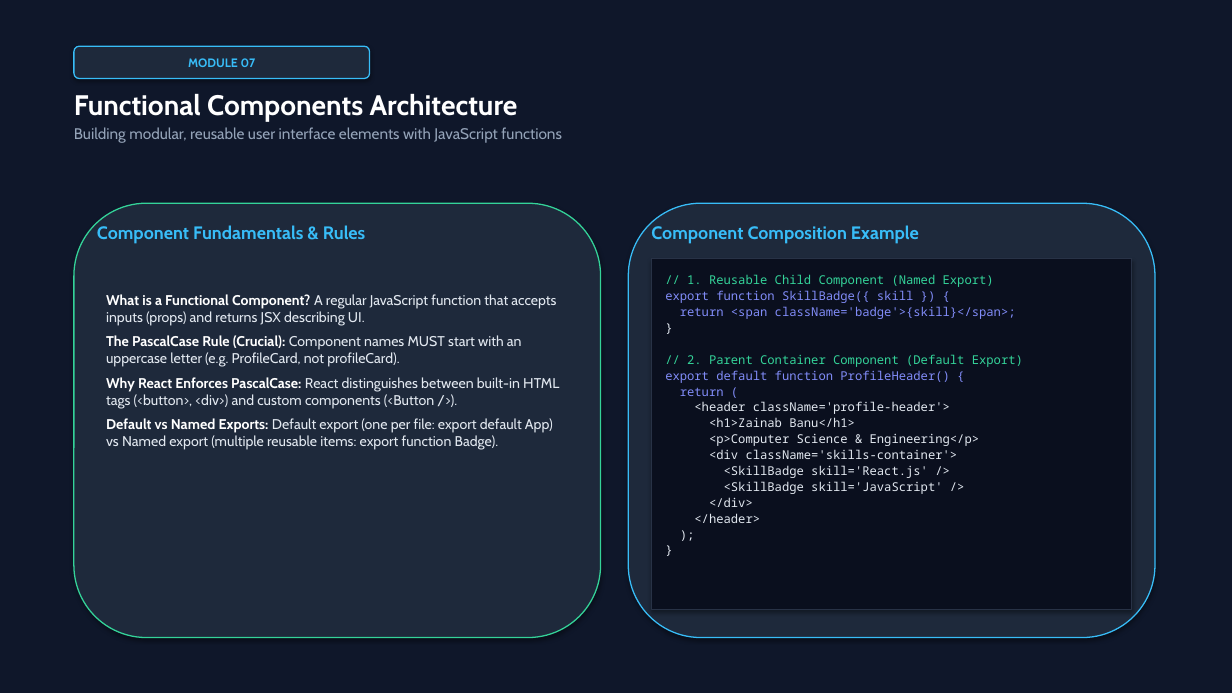
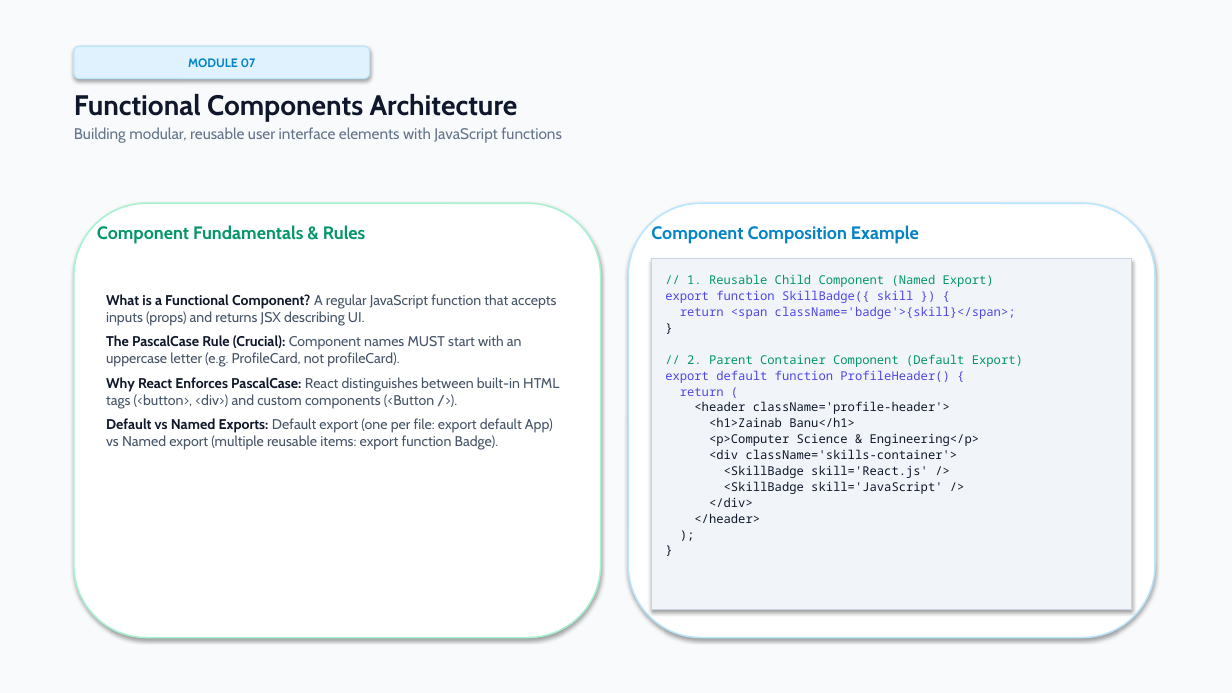
Before and after one commit to annamalai2912/mernStack, a slide deck: slide 11 of React_and_JSX_Masterclass.pptx. Drawn at 1232x693 pixels with LibreOffice and Linux fonts; fonts in the diff are those of the drawing. Boxes give left, top, right and bottom in pixels: in the first picture for what was removed or moved away, otherwise in the second. Text is boxed around its words. In the diff, an @@ line names an element or a change of style, - is before the commit and + after.

Commit message:
style: switch PowerPoint presentation to clean light color palette

```diff
--- a/React_and_JSX_Masterclass.pptx
+++ b/React_and_JSX_Masterclass.pptx
@@ rectangle at (x1=0, y1=0, x2=1232, y2=693): fill #0F172A to #F8FAFC @@
@@ rounded rectangle "MODULE 07" at (x1=74, y1=46, x2=370, y2=79): text colour #38BDF8 to #0284C7; fill #1E293B to #E0F2FE; outline #38BDF8 1 pt to #BAE6FD 1 pt @@
@@ text "Functional Components Architecture" at (x1=74, y1=94, x2=562, y2=143): text colour #FFFFFF to #0F172A in "Functional Components Architecture"; text colour #94A3B8 to #64748B in "Building modular, reusable user interface elements with ..." @@
@@ rounded rectangle at (x1=74, y1=203, x2=601, y2=638): fill #1E293B to #FFFFFF; outline #34D399 1 pt to #A7F3D0 1.2 pt @@
@@ rounded rectangle at (x1=628, y1=203, x2=1155, y2=638): fill #1E293B to #FFFFFF; outline #38BDF8 1 pt to #BAE6FD 1.2 pt @@
@@ text "Component Fundamentals & Rules" at (x1=97, y1=225, x2=366, y2=244): text colour #38BDF8 to #059669 @@
@@ text "Component Composition Example" at (x1=651, y1=225, x2=919, y2=244): text colour #38BDF8 to #0284C7 @@
@@ text "What is a Functional Component? ..." at (x1=106, y1=294, x2=559, y2=450): text colour #FFFFFF to #0F172A in "What is a Functional Component?", "The PascalCase Rule (Crucial):", "Why React Enforces PascalCase:", "Default vs Named Exports:"; text colour #E2E8F0 to #475569 in "A regular JavaScript function that accepts inputs ...", "Component names MUST start with an uppercase ...", "React distinguishes between built-in HTML tags (<button>, ...", "Default export (one per file: export default ..." @@
@@ rectangle at (x1=652, y1=259, x2=1132, y2=610): fill #0A0F1E to #F1F5F9; outline #283246 1 pt to #CBD5E1 1 pt @@
@@ text "// 1. Reusable Child Component ..." at (x1=665, y1=274, x2=1023, y2=523): text colour #34D399 to #059669 in "// 1. Reusable Child Component (Named Export)", "// 2. Parent Container Component (Default Export)"; text colour #818CF8 to #4F46E5 in "export function SkillBadge({ skill }) {", "return <span className='badge'>{skill}</span>;", "export default function ProfileHeader() {", "return ("; text colour #E2E8F0 to #0F172A in "}", "<header className='profile-header'>", "<h1>Zainab Banu</h1>", "<p>Computer Science & Engineering</p>" and 7 more places @@
```
Also in this commit, not shown: 16 other slides changed, 1 other file.
